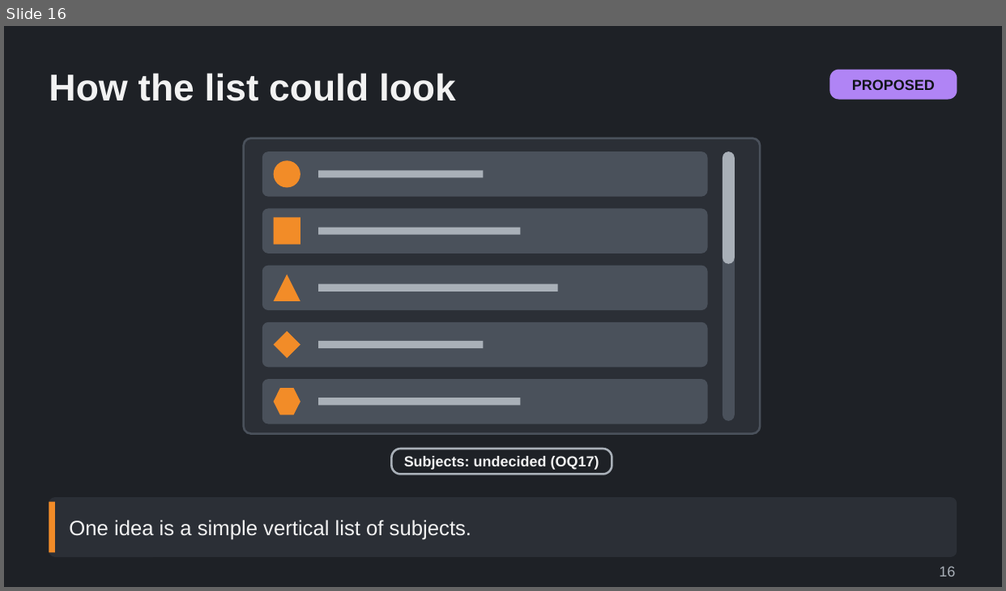
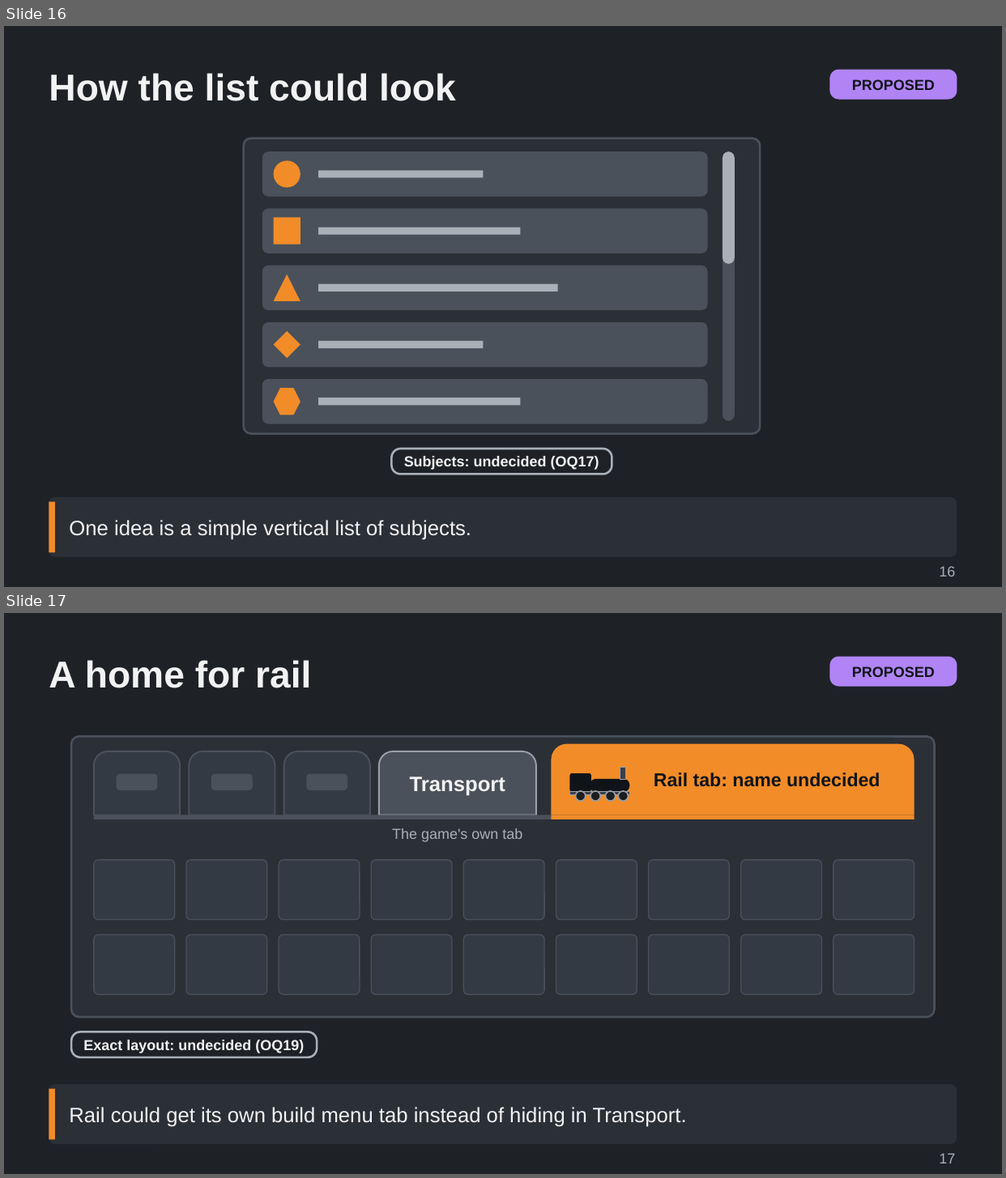
Before and after one commit to Tarenkookoo/Satisfactory---Early-Locomotion, a slide deck: Reporting/Claude Presents/Deck6_Assistant/Railway_Guide_Lessons_and_Build_Menu_Explained.pptx. Shown one above the other, each under a label of ours: slide 16 before the commit, slides 16 and 17 after it. The pictures are 1006x591 and 1006x1178 pixels, drawn with LibreOffice and Linux fonts; fonts in the diff are those of the drawing. Boxes give left, top, right and bottom in pixels: in the first picture for what was removed or moved away, otherwise in the second. Text is boxed around its words. In the diff, an @@ line names an element or a change of style, - is before the commit and + after.

```diff
--- a/Reporting/Claude Presents/Deck6_Assistant/Railway_Guide_Lessons_and_Build_Menu_Explained.pptx
+++ b/Reporting/Claude Presents/Deck6_Assistant/Railway_Guide_Lessons_and_Build_Menu_Explained.pptx
@@ slide 17 added at box(4, 613, 1002, 1174), background #1E2126 @@
@@ title added at box(49, 660, 311, 688), 36 pt, text #F2F2F2, bold @@
+A home for rail
@@ rounded rectangle added at box(829, 657, 957, 687), fill #B084F5, 14 pt, text #101418, bold @@
+PROPOSED
@@ group added at box(71, 736, 935, 1017): 24 rounded rectangles, 5 round same rects, 4 rectangles, 4 ellipses, 3 texts @@
+Transport
+Rail tab: name undecided
+The game's own tab
@@ rounded rectangle added at box(71, 1033, 317, 1058), outline #A9B0B8 2 pt, 14 pt, text #F2F2F2, bold @@
+Exact layout: undecided (OQ19)
@@ rounded rectangle added at box(49, 1084, 957, 1144), fill #2B2F36 @@
@@ rectangle added at box(49, 1089, 55, 1140), fill #F28C28 @@
@@ text added at box(69, 1107, 687, 1127), 20 pt, text #F2F2F2 @@
+Rail could get its own build menu tab instead of hiding in Transport.
@@ text added at box(939, 1153, 955, 1164), 14 pt, text #A9B0B8 @@
+17
```
Also in this commit, not shown: 6 other slides added, 4 other files.
